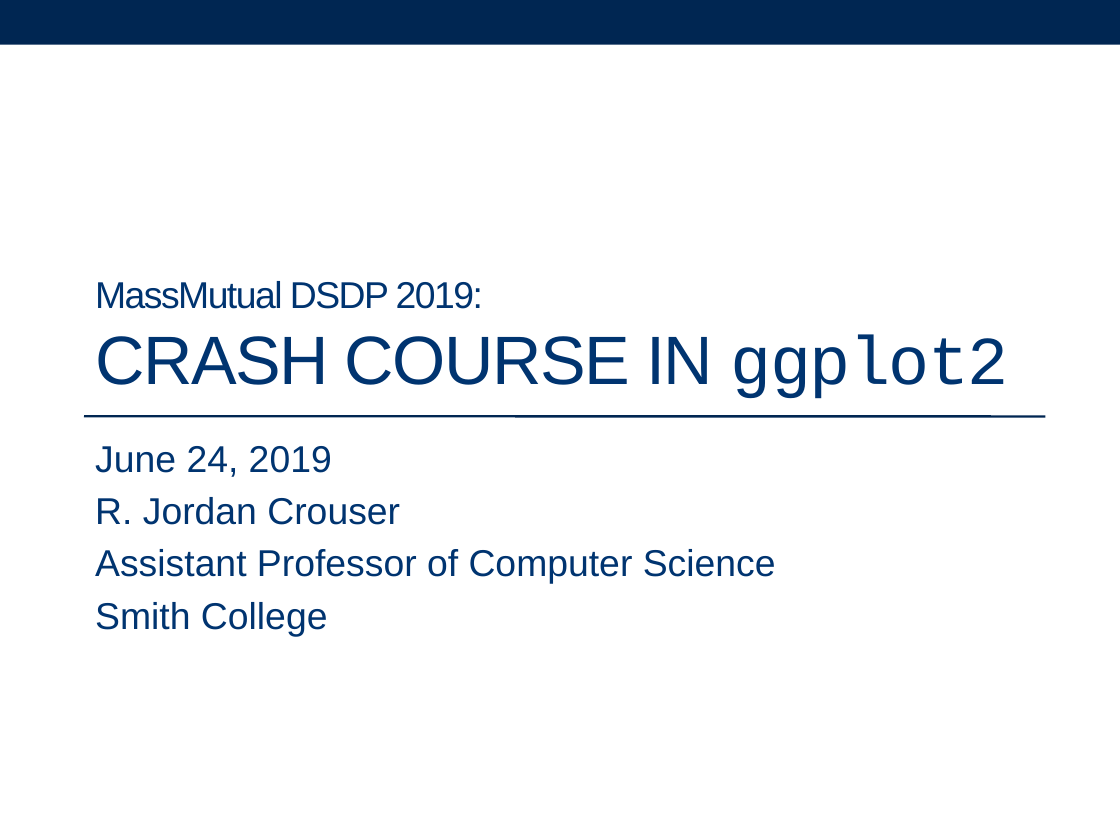
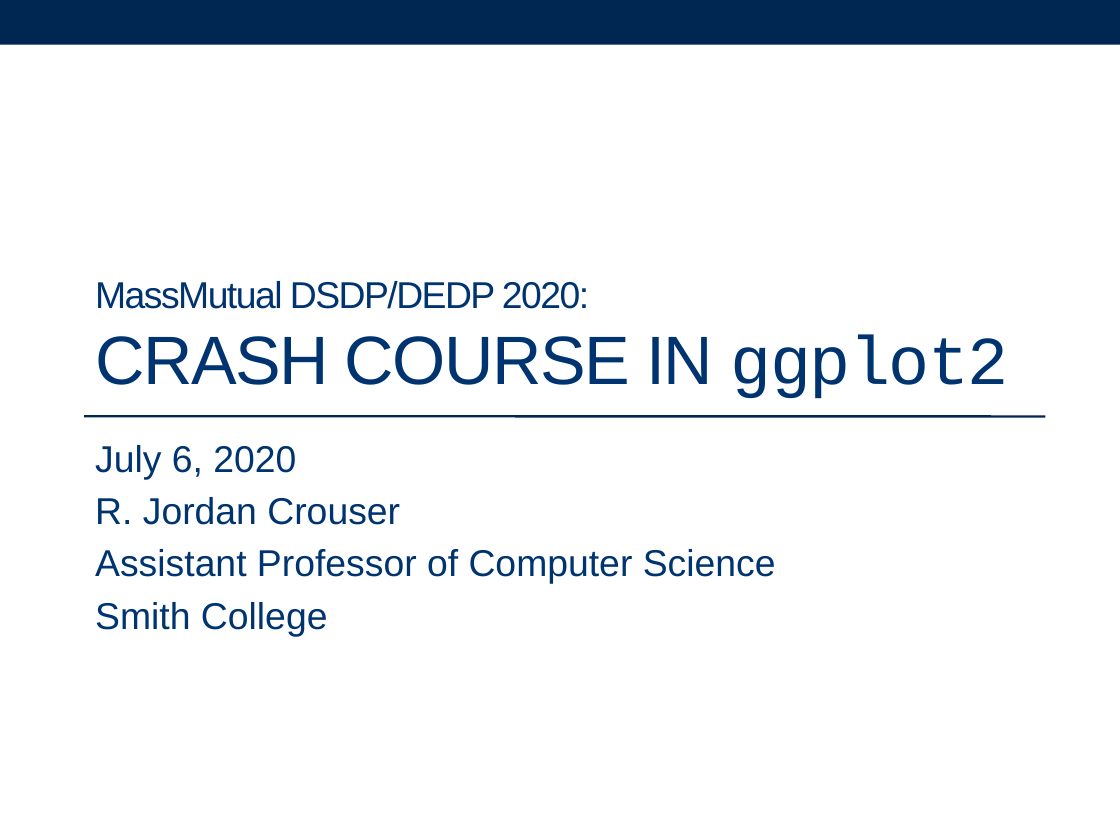
Before and after one commit to jcrouser/MassMutual-DataVis, a slide deck: slide 1 of lectures/02-ggplot2-crash-course.pptx. Drawn at 1120x840 pixels with LibreOffice and Linux fonts; fonts in the diff are those of the drawing. Boxes give left, top, right and bottom in pixels: in the first picture for what was removed or moved away, otherwise in the second. Text is boxed around its words. In the diff, an @@ line names an element or a change of style, - is before the commit and + after.

```diff
--- a/lectures/02-ggplot2-crash-course.pptx
+++ b/lectures/02-ggplot2-crash-course.pptx
@@ title at (95,281,1009,399): text changed; size 44 to 24 pt @@
-MassMutual DSDP 2019:
-CRASH COURSE IN ggplot2
+MassMutual DSDP/DEDP 2020:
+CRASH COURSE IN ggplot2
@@ subtitle at (95,445,296,479): text changed @@
-June 24, 2019
+July 6, 2020
```
Also in this commit, not shown: 1 other slide changed, 28 other files.
